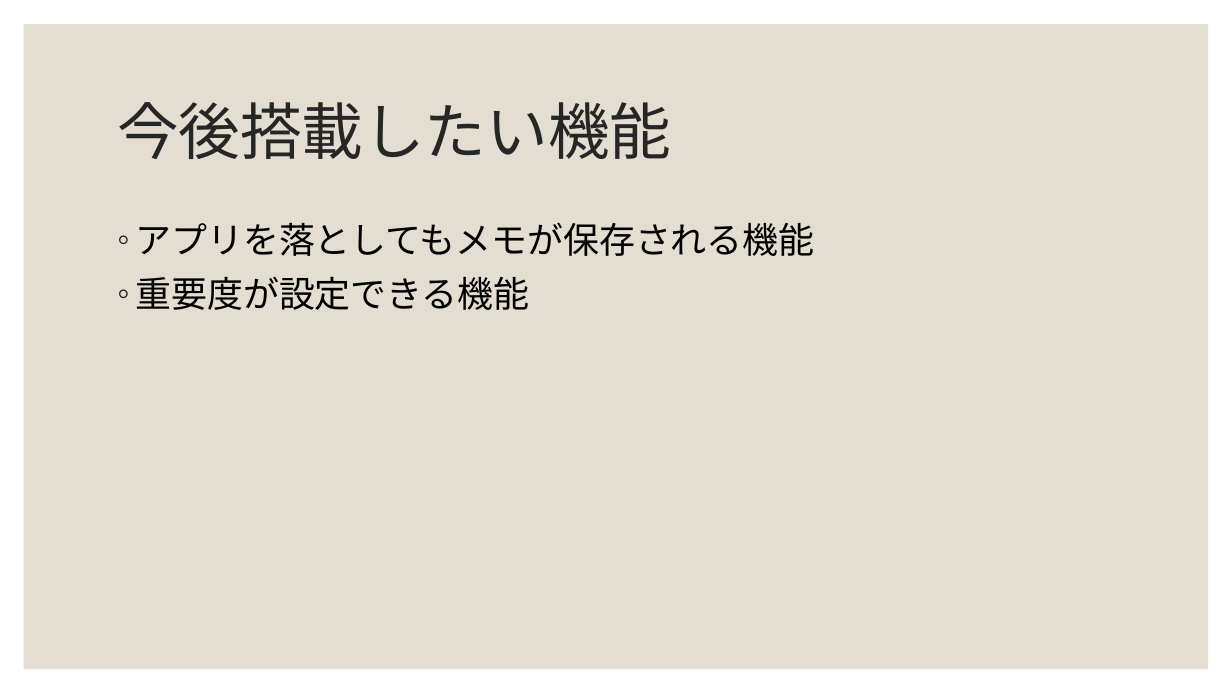
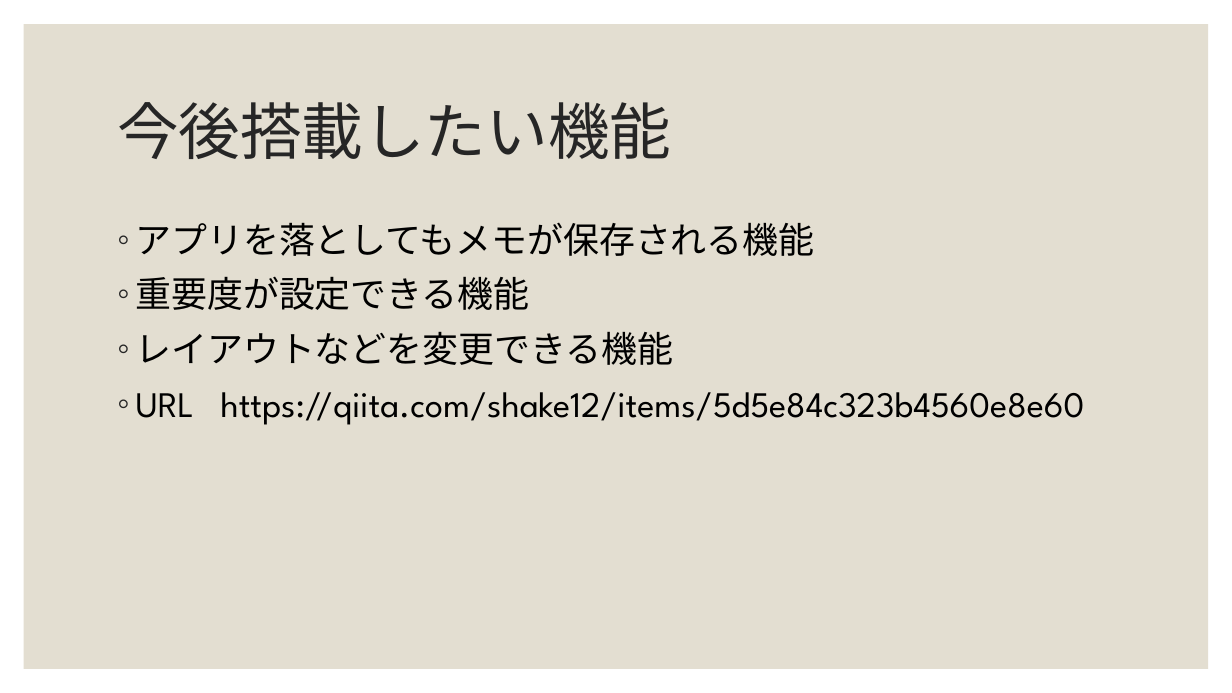
Before and after one commit to nori3463/memo, a slide deck: slide 6 of 資料書.pptx. Drawn at 1232x693 pixels with LibreOffice and Linux fonts; fonts in the diff are those of the drawing. Boxes give left, top, right and bottom in pixels: in the first picture for what was removed or moved away, otherwise in the second. Text is boxed around its words. In the diff, an @@ line names an element or a change of style, - is before the commit and + after.

Commit message:
Add files via upload
調査内容追加記載

```diff
--- a/資料書.pptx
+++ b/資料書.pptx
@@ text at box(136, 331, 1084, 425): paragraphs added @@
+◦ レイアウトなどを変更できる機能
+◦ URL https://qiita.com/shake12/items/5d5e84c323b4560e8e60
```
